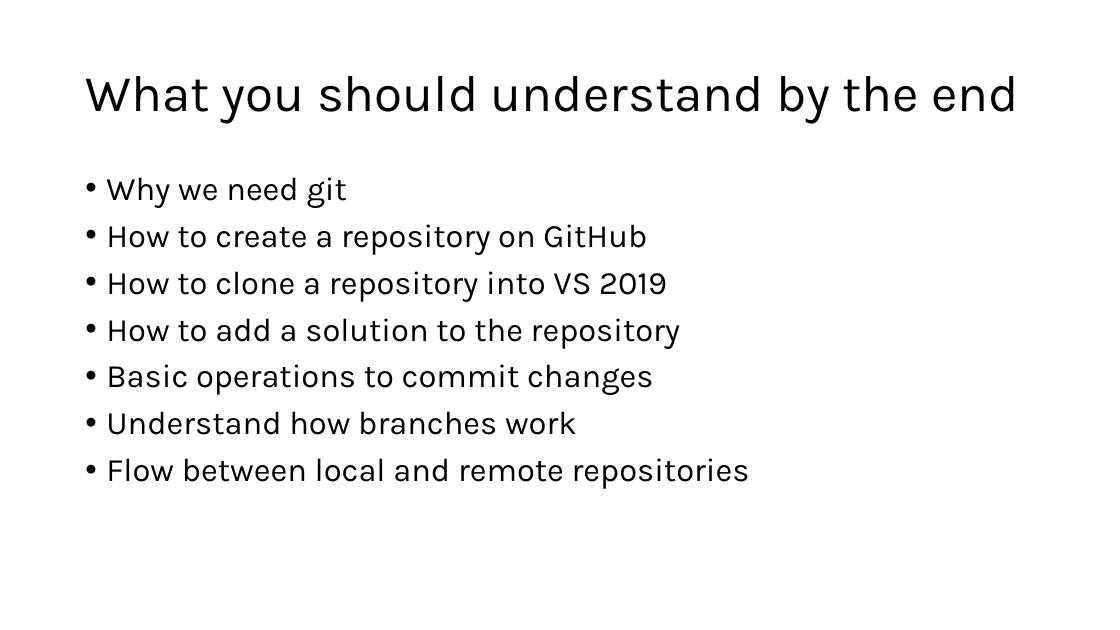
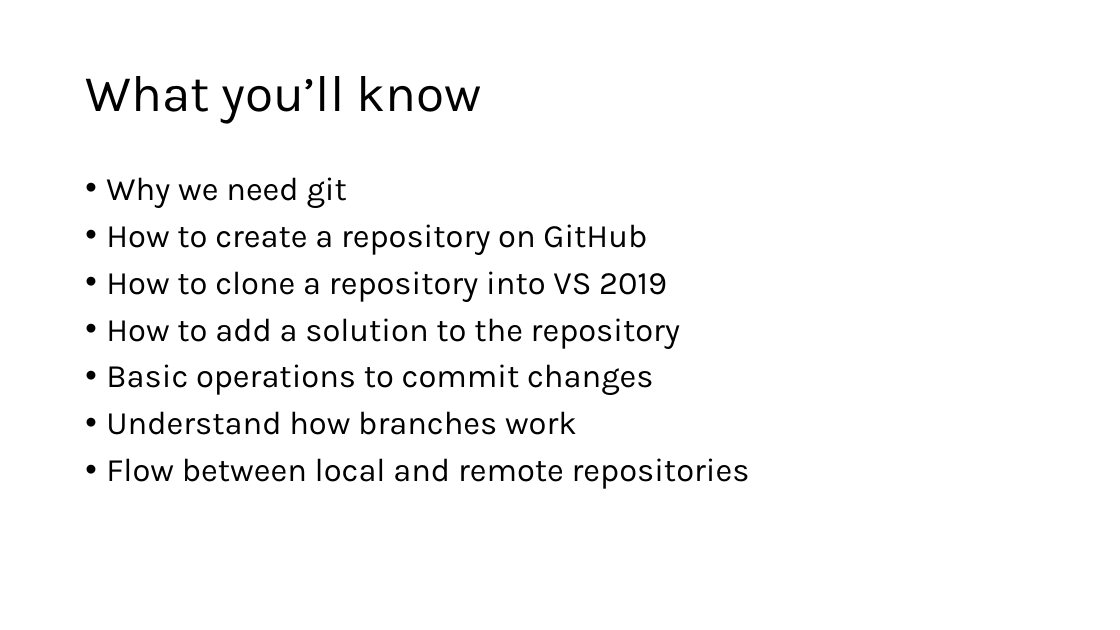
Before and after one commit to BalticMicrosoftDevelopersCommunity/letsbuild-2021, a slide deck: slide 7 of 1.Introduction/GitBasics_BalticMicrosoftDevelopersCommunity_letsbuild2021.pptx (slide 4 before the commit). Drawn at 1120x630 pixels with LibreOffice and Linux fonts; fonts in the diff are those of the drawing. Boxes give left, top, right and bottom in pixels: in the first picture for what was removed or moved away, otherwise in the second. Text is boxed around its words. In the diff, an @@ line names an element or a change of style, - is before the commit and + after.

```diff
--- a/1.Introduction/GitBasics_BalticMicrosoftDevelopersCommunity_letsbuild2021.pptx
+++ b/1.Introduction/GitBasics_BalticMicrosoftDevelopersCommunity_letsbuild2021.pptx
@@ title at [85, 76, 482, 123]: text changed @@
-What you should understand by the end
+What you’ll know
```
Also in this commit, not shown: 10 other slides changed, 10 slides added, 3 slides removed.
